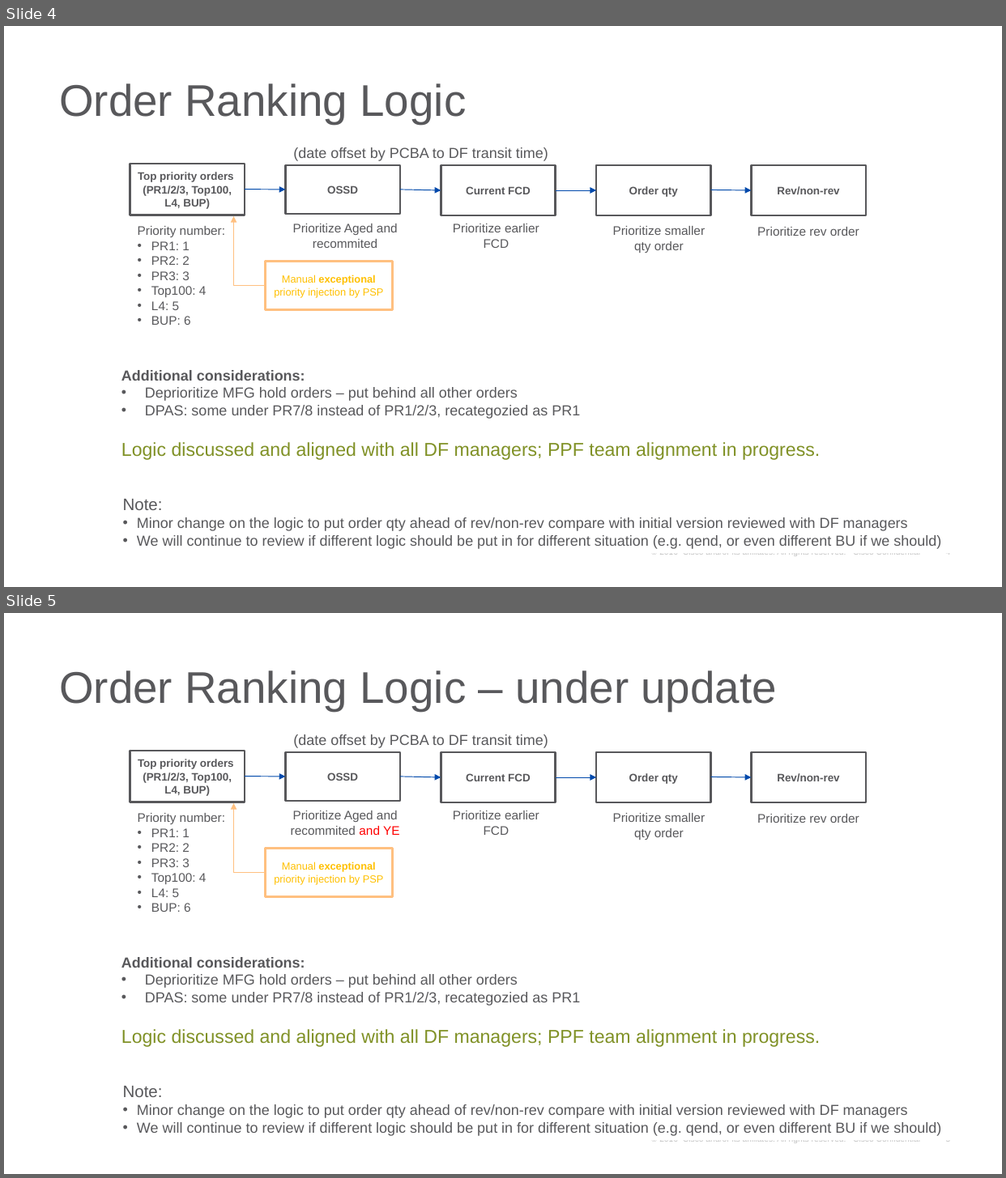
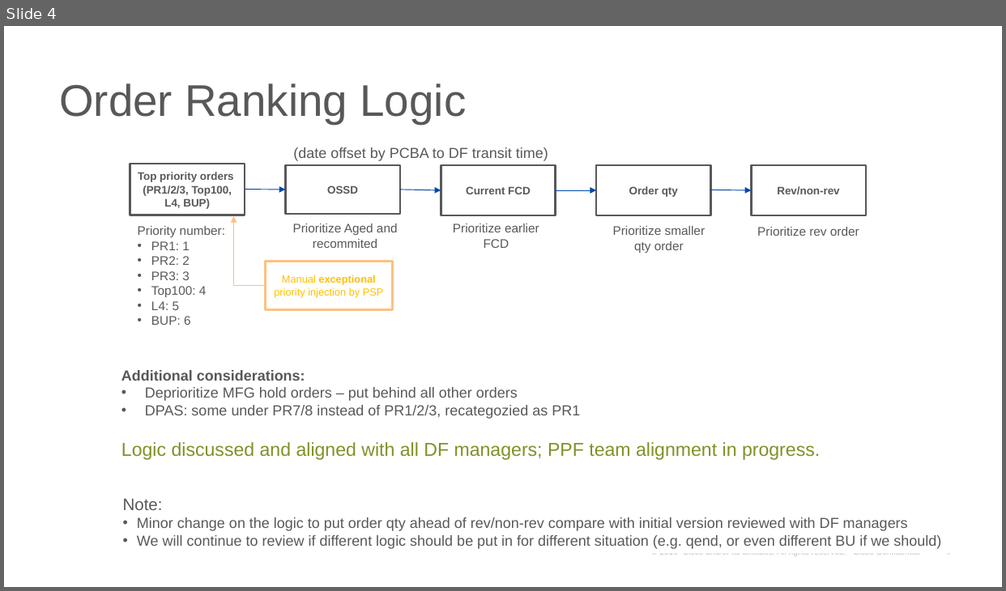
Before and after one commit to kenwang4585/pcba_allocation, a slide deck: PCBA allocation procedure and logic - Nov 12.pptx. Shown one above the other, each under a label of ours: slides 4 and 5 before the commit, slide 4 after it. The pictures are 1006x1178 and 1006x591 pixels, drawn with LibreOffice and Linux fonts; fonts in the diff are those of the drawing; background and template pictures are left out. Boxes give left, top, right and bottom in pixels: in the first picture for what was removed or moved away, otherwise in the second. Text is boxed around its words. In the diff, an @@ line names an element or a change of style, - is before the commit and + after.

```diff
--- a/PCBA allocation procedure and logic - Nov 12.pptx
+++ b/PCBA allocation procedure and logic - Nov 12.pptx
@@ slide 5 removed at [4, 613, 1002, 1174], background #FFFFFF; not listed: 2 template elements that a slide beside it also shows @@
@@ title removed at [59, 671, 776, 710] @@
-Order Ranking Logic – under update
@@ rectangle removed at [130, 751, 245, 803] @@
-Top priority orders
-(PR1/2/3, Top100, L4, BUP)
@@ rectangle removed at [286, 752, 400, 801] @@
-OSSD
@@ text removed at [293, 735, 548, 748] @@
-(date offset by PCBA to DF transit time)
@@ rectangle removed at [441, 752, 556, 803] @@
-Current FCD
@@ rectangle removed at [596, 752, 710, 803] @@
-Order qty
@@ rectangle removed at [751, 752, 866, 803] @@
-Rev/non-rev
@@ arrow removed from (245, 776) to (286, 777) @@
@@ arrow removed from (400, 777) to (441, 777) @@
@@ arrow removed from (556, 777) to (596, 777) @@
@@ arrow removed from (710, 777) to (751, 777) @@
@@ elbow arrow removed from (266, 873) to (234, 803) @@
@@ text removed at [138, 813, 225, 912] @@
-Priority number:
-• PR1: 1
-• PR2: 2
-• PR3: 3
-• Top100: 4
-• L4: 5
-• BUP: 6
@@ text removed at [291, 811, 400, 835] @@
-Prioritize Aged and recommited and YE
@@ text removed at [453, 811, 539, 835] @@
-Prioritize earlier FCD
@@ text removed at [613, 813, 705, 840] @@
-Prioritize smaller qty order
@@ text removed at [757, 814, 859, 823] @@
-Prioritize rev order
@@ rectangle removed at [266, 848, 393, 897] @@
-Manual exceptional priority injection by PSP
@@ text removed at [121, 957, 580, 1006] @@
-Additional considerations:
-• Deprioritize MFG hold orders – put behind all other orders
-• DPAS: some under PR7/8 instead of PR1/2/3, recategozied as PR1
@@ text removed at [121, 1029, 820, 1047] @@
-Logic discussed and aligned with all DF managers; PPF team alignment in progress.
@@ text removed at [123, 1086, 941, 1136] @@
-Note:
-• Minor change on the logic to put order qty ahead of rev/non-rev compare with initial version reviewed with DF managers
-• We will continue to review if different logic should be put in for different situation (e.g. qend, or even different BU if we should)
```
Also in this commit, not shown: 1 slide added, 7 other files.
